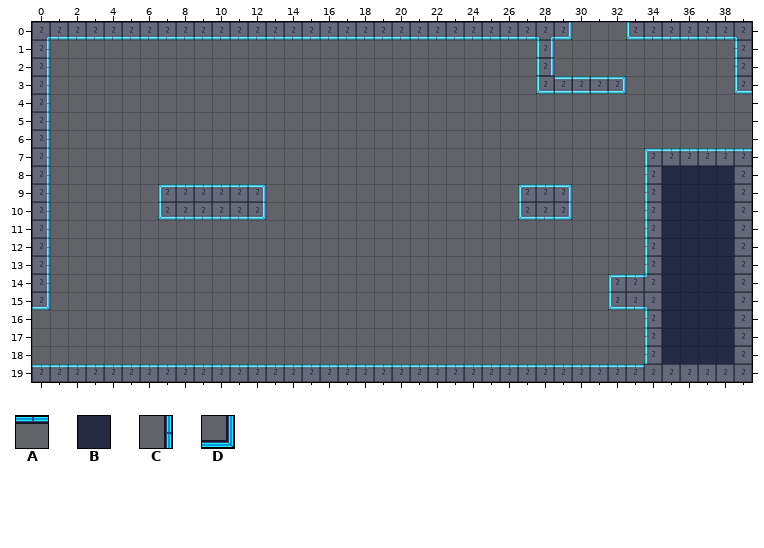
Two versions of a level (Tiled map, assets/data/levels/Command - Equipment Storage.tmx). That is the earlier state.
Cells are 32x32 px. Shown: x 0..39, y 0..19.
Key: from "shipTileset": A 352, B 371, C 372, D 391.
_ is an empty cell.
Layers that did not change in this view are not listed.
Layer "bg" before, first column x 0:
 0 BBBBBBBBBBBBBBBBBBBBBBBBBBBBBB___BBBBBBB
 1 B___________________________B__________B
 2 B___________________________B__________B
 3 B___________________________BBBBB______B
 4 B_______________________________________
 5 B_______________________________________
 6 B_______________________________________
 7 B_________________________________BBBBBB
 8 B_________________________________BBBBBB
 9 B______BBBBBB______________BBB____BBBBBB
10 B______BBBBBB______________BBB____BBBBBB
11 B_________________________________BBBBBB
12 B_________________________________BBBBBB
13 B_________________________________BBBBBB
14 B_______________________________BBBBBBBB
15 B_______________________________BBBBBBBB
16 __________________________________BBBBBB
17 __________________________________BBBBBB
18 __________________________________BBBBBB
19 BBBBBBBBBBBBBBBBBBBBBBBBBBBBBBBBBBBBBBBB
Layer "mg" before, first column x 0:
 8 C___
 9 C___
10 C___
11 C___
12 C___
13 C___
14 C___
15 D___
16 ____
17 ____
18 ____
19 AAAA
And afterwards:
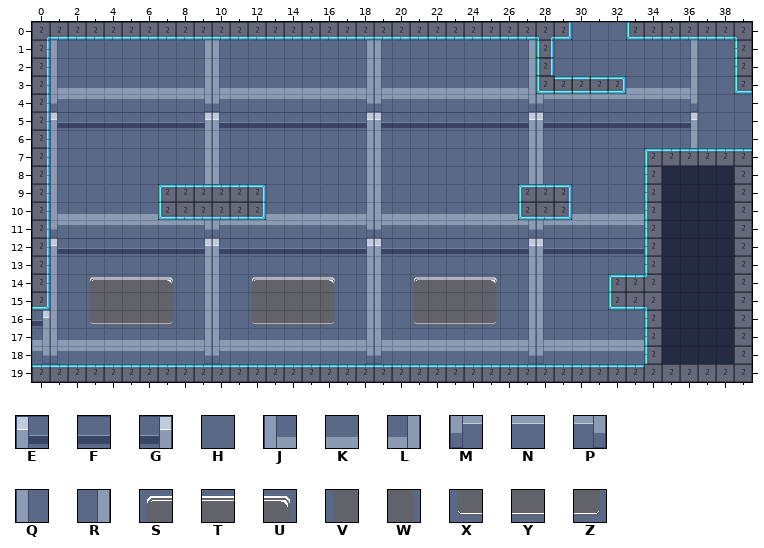
Further tiles: from "shipTileset": E 13, F 14, G 15, H 30, J 32, K 33, L 34, M 51, N 52, P 53, Q 106, R 107, S 203, T 204, U 205, V 222, W 224, X 241, Y 242, Z 243.
The exact change:
Layer "bg":
Tile E is added in row 5 at x 1, 10, 19 and 28; in row 12 at x 1, 10, 19 and 28.
Tile F is added in row 5 at x 2 to 8, 11 to 17, 20 to 26 and 29 to 35; in row 12 at x 2 to 8, 11 to 17, 20 to 26 and 29 to 33.
Tile G is added in row 5 at x 9, 18, 27 and 36; in row 12 at x 9, 18 and 27.
Tile H is added in row 0 at x 30 to 32; in rows 1 to 2 at x 2 to 8, 11 to 17, 20 to 26, 29 to 35 and 37 to 38; in row 3 at x 37 to 38; in rows 4 to 5 at x 37 to 39; in row 6 at x 2 to 8, 11 to 17, 20 to 26, 29 to 35 and 37 to 39; in rows 7 to 8 at x 2 to 8, 11 to 17, 20 to 26 and 29 to 33.
Tile H is added in row 9 at x 2 to 6, 13 to 17, 20 to 26 and 30 to 33; in row 13 at x 2 to 8, 11 to 17, 20 to 26 and 29 to 33; in rows 14 to 15 at x 2, 8, 11, 17, 20, 26 and 29 to 31; in row 16 at x 2, 8, 11, 17, 20, 26 and 29 to 33.
Tile J is added in row 3 at x 1, 10 and 19; in row 10 at x 1 and 19; in row 17 at x 1, 10, 19 and 28.
Tile K is added in row 3 at x 2 to 8, 11 to 17, 20 to 26 and 33 to 35; in row 10 at x 2 to 6, 13 to 17, 20 to 26 and 30 to 33; in row 17 at x 2 to 8, 11 to 17, 20 to 26 and 29 to 33.
Tile L is added in row 3 at x 9, 18, 27 and 36; in row 10 at x 18; in row 17 at x 9, 18 and 27.
Tile M is added in row 4 at x 1, 10, 19 and 28; in row 11 at x 1, 10, 19 and 28; in row 18 at x 1, 10, 19 and 28.
Tile N is added in row 4 at x 2 to 8, 11 to 17, 20 to 26 and 29 to 35; in row 11 at x 2 to 8, 11 to 17, 20 to 26 and 29 to 33; in row 18 at x 2 to 8, 11 to 17, 20 to 26 and 29 to 33.
Tile P is added in row 4 at x 9, 18, 27 and 36; in row 11 at x 9, 18 and 27; in row 18 at x 9, 18 and 27.
Tile Q is added in rows 1 to 2 at x 1, 10 and 19; in rows 6 to 8 at x 1, 10, 19 and 28; in row 9 at x 1 and 19; in rows 13 to 16 at x 1, 10, 19 and 28.
Tile R is added in rows 1 to 2 at x 9, 18, 27 and 36; in row 6 at x 9, 18, 27 and 36; in rows 7 to 8 at x 9, 18 and 27; in row 9 at x 18; in rows 13 to 16 at x 9, 18 and 27.
Tile S is added in row 14 at x 3, 12 and 21.
Tile T is added in row 14 at x 4 to 6, 13 to 15 and 22 to 24.
Tile U is added in row 14 at x 7, 16 and 25.
Tile V is added in row 15 at x 3, 12 and 21.
Tile W is added in row 15 at x 7, 16 and 25.
Tile X is added in row 16 at x 3, 12 and 21.
Tile Y is added in row 16 at x 4 to 6, 13 to 15 and 22 to 24.
Tile Z is added in row 16 at x 7, 16 and 25.
Layer "mg":
Tile G is added in row 16 at x 0.
Tile L is added in row 17 at x 0.
Tile P is added in row 18 at x 0.
Changed places in both pictures, as pixel boxes (x1, y1, x2, y2):
added: (32, 22, 752, 364)
